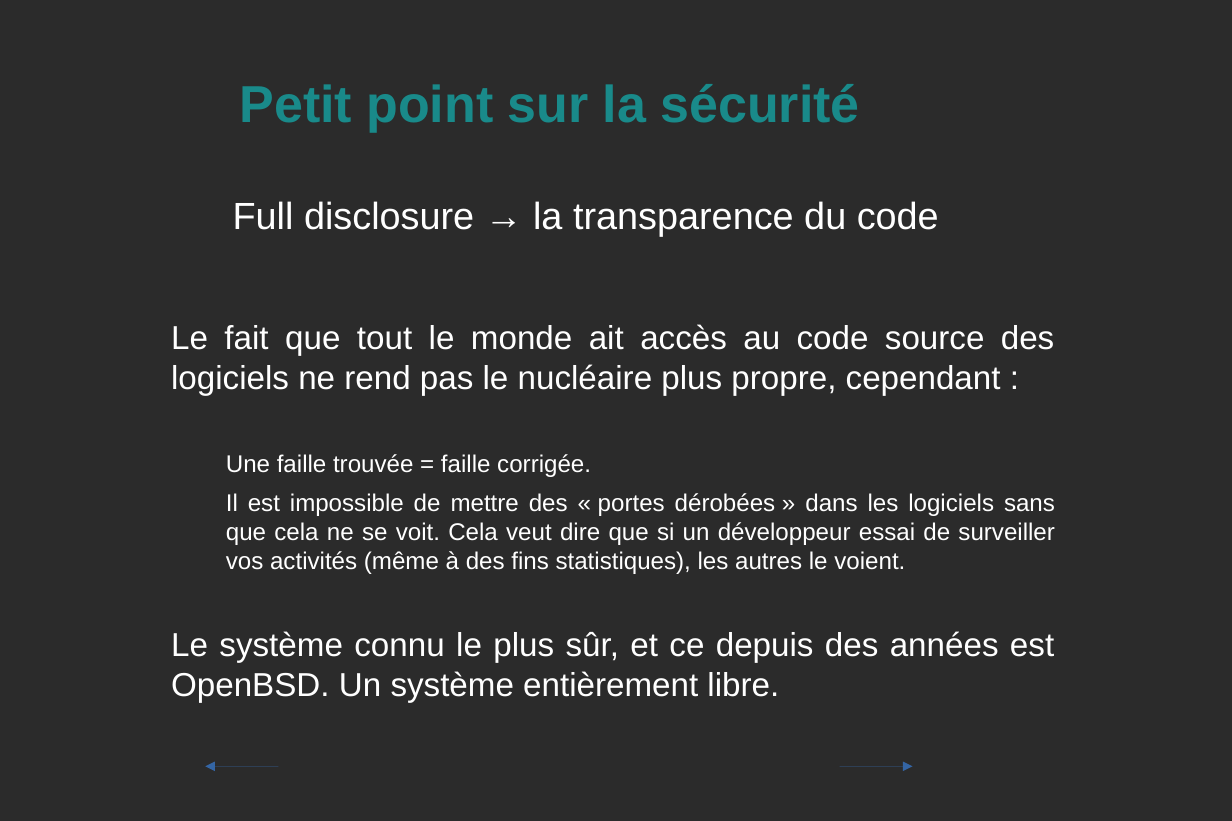
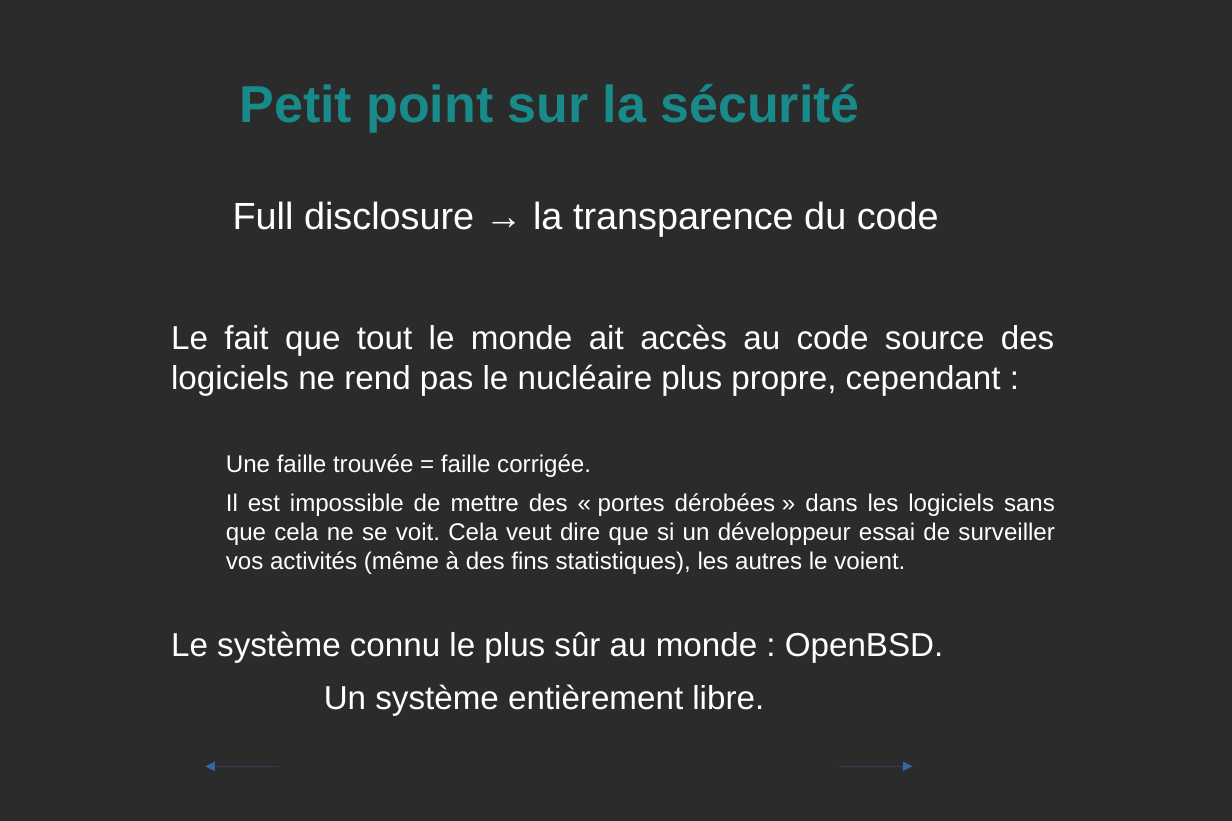
Before and after one commit to KaneRoot/public, a slide deck: slide 8 of licence_s4/com/diaporama_explicite_pas_complet.odp. Drawn at 1232x821 pixels with LibreOffice and Linux fonts; fonts in the diff are those of the drawing; background and template pictures are left out; a plain dark background stands for a picture behind light text. Boxes give left, top, right and bottom in pixels: in the first picture for what was removed or moved away, otherwise in the second. Text is boxed around its words. In the diff, an @@ line names an element or a change of style, - is before the commit and + after.

```diff
--- a/licence_s4/com/diaporama_explicite_pas_complet.odp
+++ b/licence_s4/com/diaporama_explicite_pas_complet.odp
@@ text at [171, 631, 944, 715]: text changed @@
-  Le système connu le plus sûr, et ce depuis des années est OpenBSD. Un système entièrement libre.
+  Le système connu le plus sûr au monde : OpenBSD.
+  Un système entièrement libre.
```
Also in this commit, not shown: 3 other slides changed, 1 slide added.
